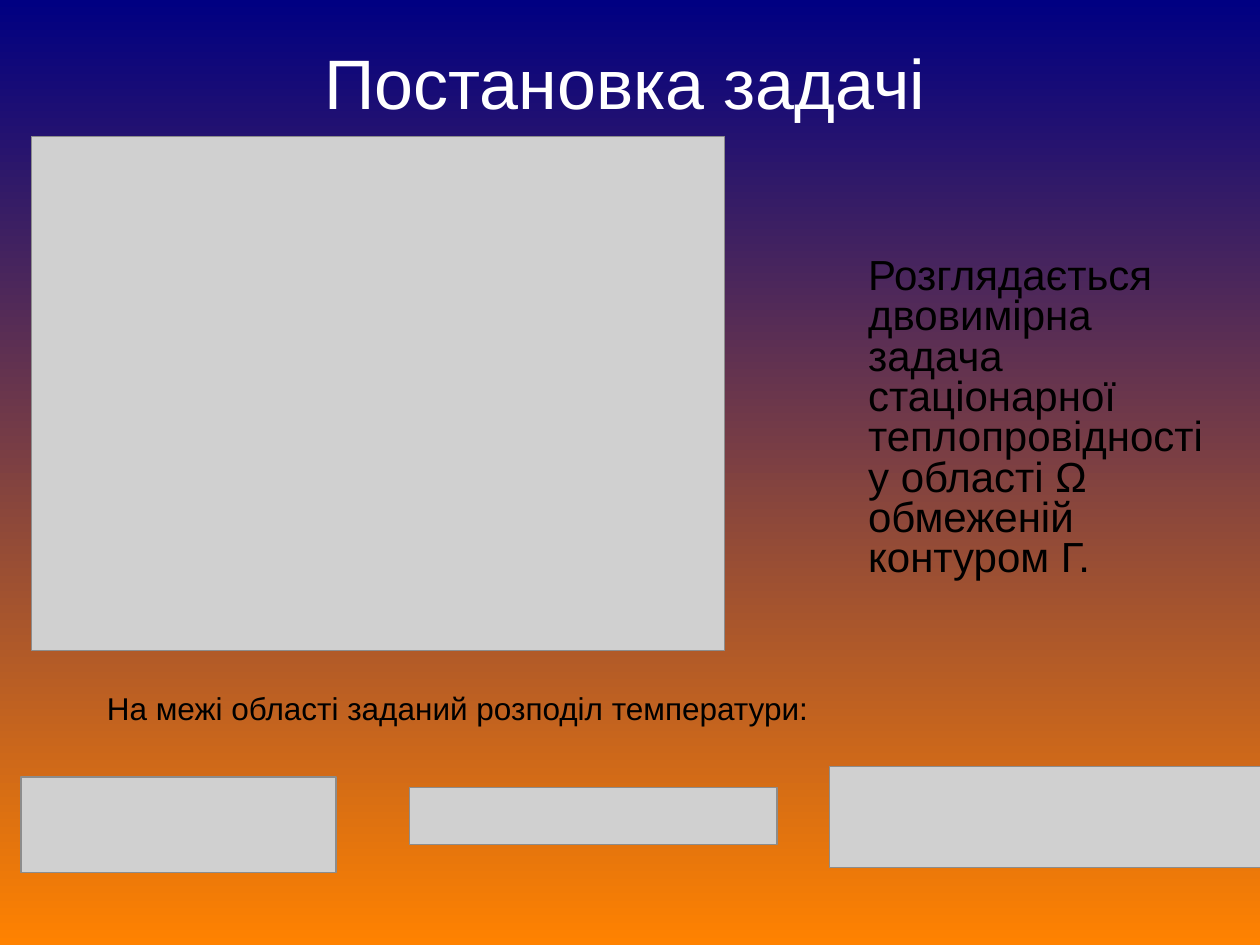
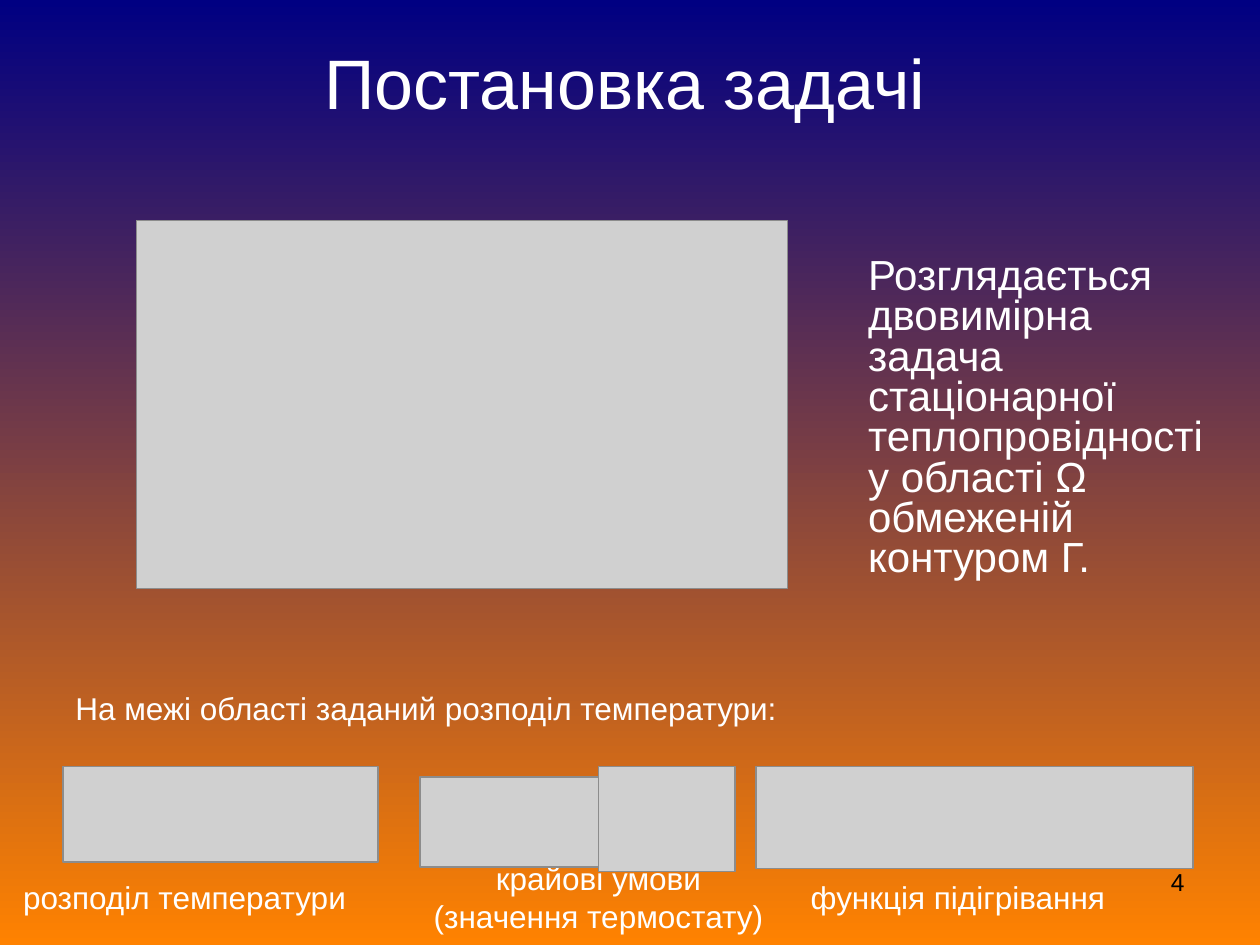
Before and after one commit to Ev1lSoda/FEM, a slide deck: slide 4 of дипломна/Дипломна робота.pps (slide 2 before the commit). Drawn at 1260x945 pixels with LibreOffice and Linux fonts; fonts in the diff are those of the drawing; grey boxes stand for pictures. Boxes give left, top, right and bottom in pixels: in the first picture for what was removed or moved away, otherwise in the second. Text is boxed around its words. In the diff, an @@ line names an element or a change of style, - is before the commit and + after.

```diff
--- a/дипломна/Дипломна робота.pps
+++ b/дипломна/Дипломна робота.pps
@@ picture: place and size @@
-picture at (32, 136, 724, 650)
+picture at (136, 220, 788, 588)
@@ text "Розглядається двовимірна задача стаціонарної теплопровідност ..." at (868, 261, 1203, 581): text colour #000000 to #FFFFFF @@
@@ text "На межі області заданий розподіл ..." at (75, 696, 776, 726): text colour #000000 to #FFFFFF @@
@@ text "На межі області заданий розподіл ...": place and size @@
-text "На межі області заданий розподіл ..." at (107, 696, 808, 726)
+text "На межі області заданий розподіл ..." at (75, 696, 776, 726)
@@ picture: place and size @@
-picture at (21, 777, 336, 873)
+picture at (63, 766, 378, 862)
@@ picture added at (420, 777, 598, 868) @@
@@ picture: place and size @@
-picture at (410, 788, 777, 844)
+picture at (598, 766, 735, 872)
@@ picture: place and size @@
-picture at (829, 766, 1260, 867)
+picture at (756, 766, 1193, 868)
@@ text added at (434, 865, 763, 934), 18 pt, text #FFFFFF @@
+крайові умови
+(значення термостату)
@@ text added at (23, 886, 345, 915), 18 pt, text #FFFFFF @@
+розподіл температури
@@ text added at (811, 886, 1105, 915), 18 pt, text #FFFFFF @@
+функція підігрівання
@@ page number added at (1171, 874, 1185, 891), 14 pt, text #000000 @@
+4
```
Also in this commit, not shown: 9 other slides changed, 7 slides added, 13 slides removed, 8 other files.
